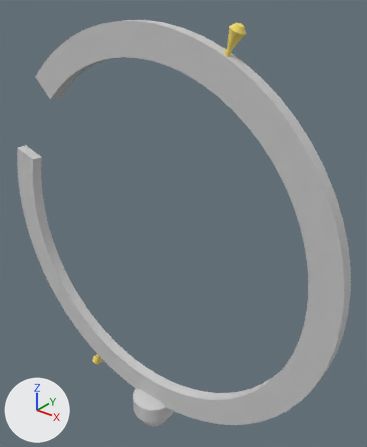
Renders of the FBX model Assets/Template/Meshes/Globe/GlobeRing.FBX from each side of a commit.
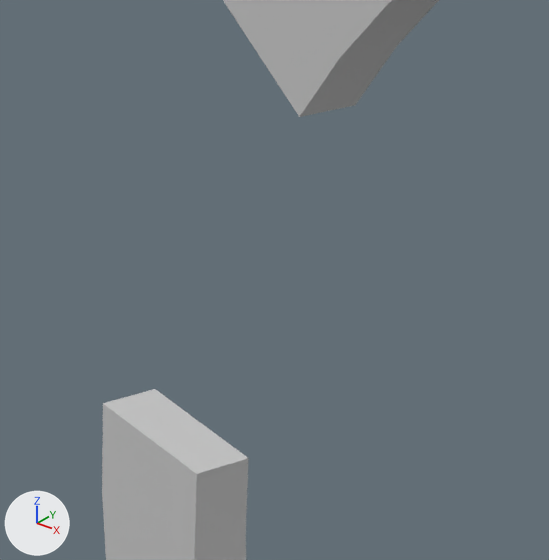
Old and new are each drawn whole from a 50 mm lens placed at (0.703, -0.75, 1.637), pointed at (0.043, 0.074, 1.125) and again close up on the part from 0% to 25% of the width and 18% to 39% of the height. The axes (+X, +Y, +Z) are drawn at lower left. The lights are the same throughout. Where no turn or scale is listed for an object, it has been applied to the vertices.

In view in the first close-up: 'GlobeRing'.
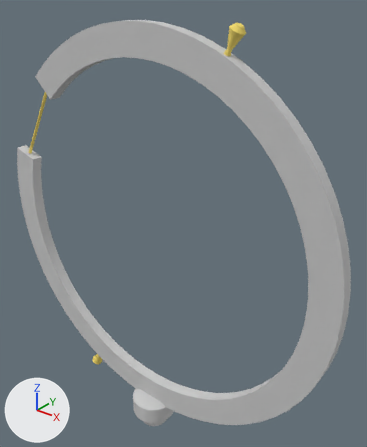
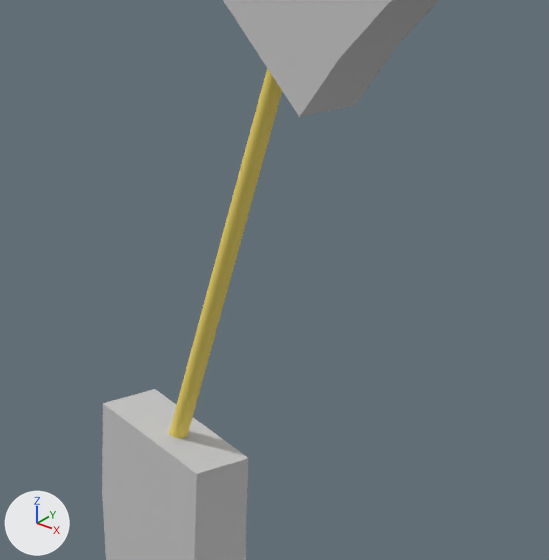
The change, as JSON lines over the scene's bpy script:
```json
{"block": "me_mesh", "where": "# used by ob_globering; location = (0.001, 0.0003, 0.5527)"}
{"op": "remove", "block": "me_mesh", "code": "me_mesh.from_pydata(...)  # 560 vertices, 1054 faces; spans x -0.467..0.465, y -0.055..0.055, z 0.0..1.017"}
{"op": "add", "block": "me_mesh", "code": "me_mesh.from_pydata(...)  # 584 vertices, 1078 faces; spans x -0.467..0.465, y -0.055..0.055, z 0.0..1.017"}
{"block": "me_mesh", "change": "me_mesh part 1: a new loose piece of 24 vertices spanning x -0.423..-0.298, y -0.005..0.003, z 0.656..0.859, in mat_metal (yellow #f4dc6a)"}
```

Changed parts and their boxes [x1, y1, x2, y2] in the close-ups (549 x 560 px):
```json
{"part": 1, "of": "me_mesh", "change": "added", "after": [169, 68, 282, 438], "on screen": "yellow"}
```
